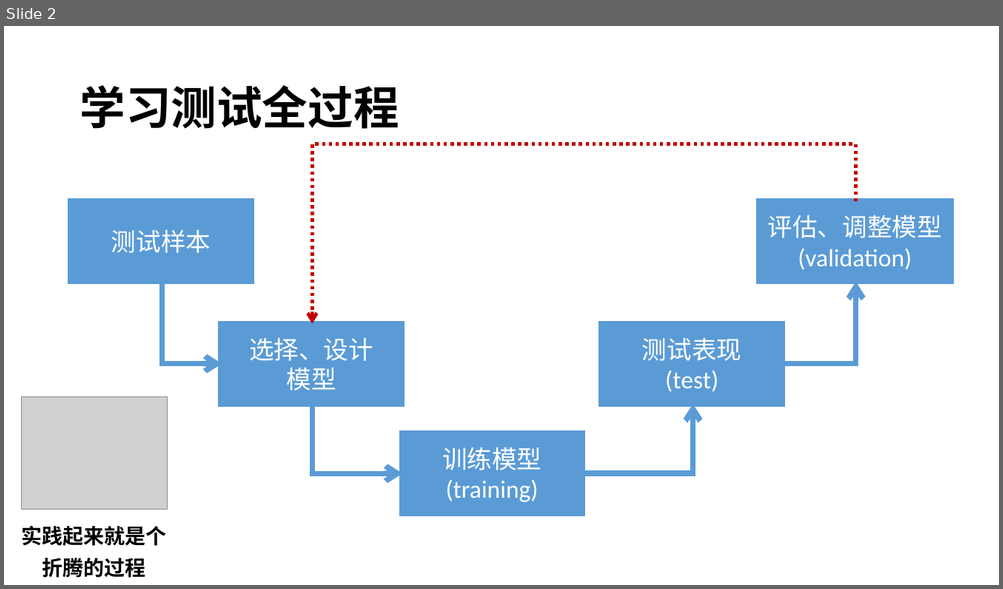
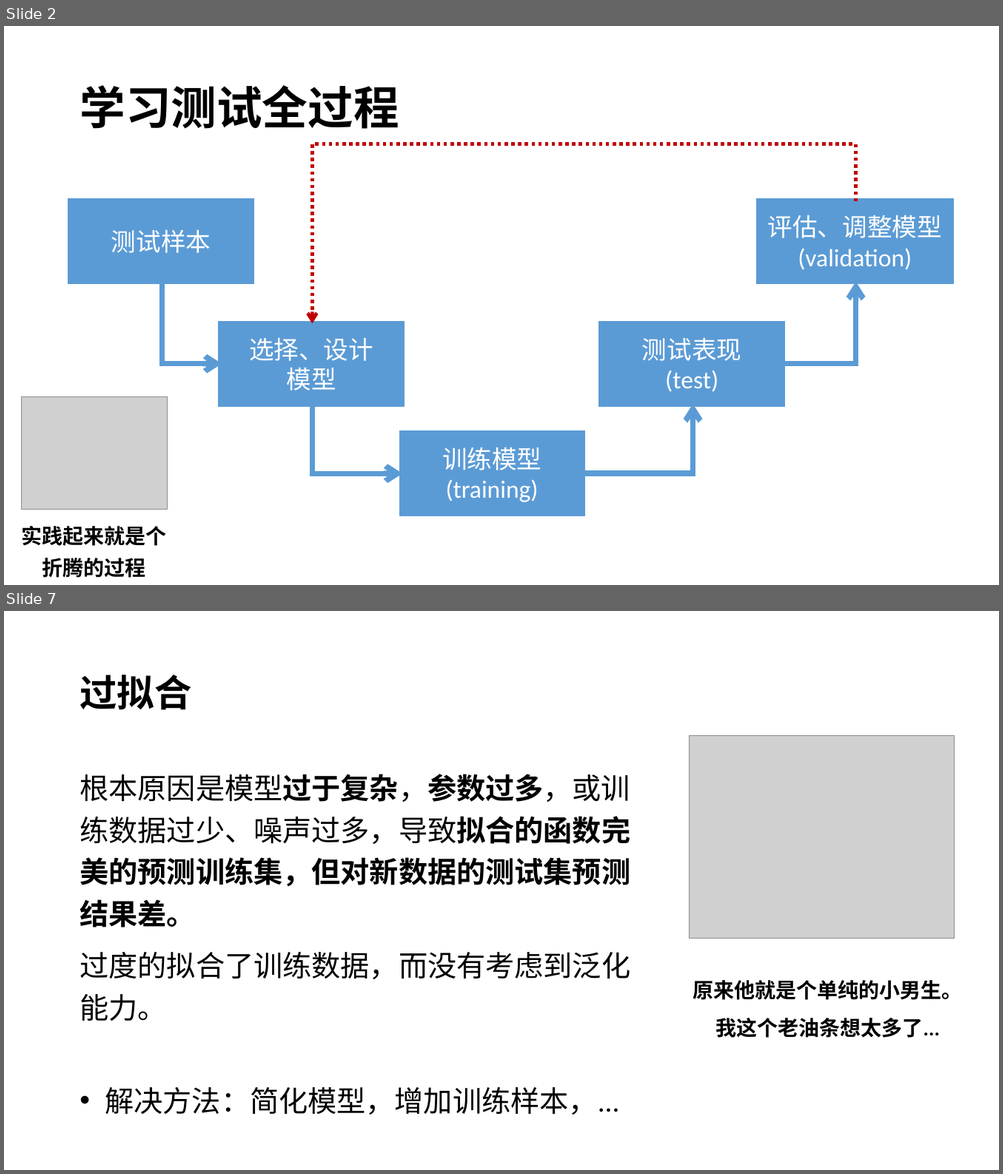
Before and after one commit to xiaodongli1986/teaching_AI, a slide deck: week5_ml_concepts.pptx. Shown one above the other, each under a label of ours: slide 2 before the commit, slides 2 and 7 after it; the slides between them are not shown. The pictures are 1003x589 and 1003x1174 pixels, drawn with LibreOffice and Linux fonts; fonts in the diff are those of the drawing; grey boxes stand for pictures. Boxes give left, top, right and bottom in pixels: in the first picture for what was removed or moved away, otherwise in the second. Text is boxed around its words. In the diff, an @@ line names an element or a change of style, - is before the commit and + after.

```diff
--- a/week5_ml_concepts.pptx
+++ b/week5_ml_concepts.pptx
@@ slide 7 added at (x1=4, y1=611, x2=999, y2=1170), background #FFFFFF @@
@@ title added at (x1=79, y1=675, x2=191, y2=710), 36 pt, text #000000, bold @@
+过拟合
@@ picture added at (x1=689, y1=735, x2=954, y2=939) @@
@@ text added at (x1=79, y1=774, x2=630, y2=1115), 28 pt, text #000000 @@
+根本原因是模型过于复杂，参数过多，或训练数据过少、噪声过多，导致拟合的函数完美的预测训练集，但对新数据的测试集预测结果差。
+过度的拟合了训练数据，而没有考虑到泛化能力。
+• 解决方法：简化模型，增加训练样本，...
@@ text added at (x1=692, y1=980, x2=962, y2=1038), 20 pt, text #000000, bold @@
+原来他就是个单纯的小男生。
+我这个老油条想太多了...
```
Also in this commit, not shown: 2 slides changed, 10 other slides added, 11 slides removed, 1 other file.
